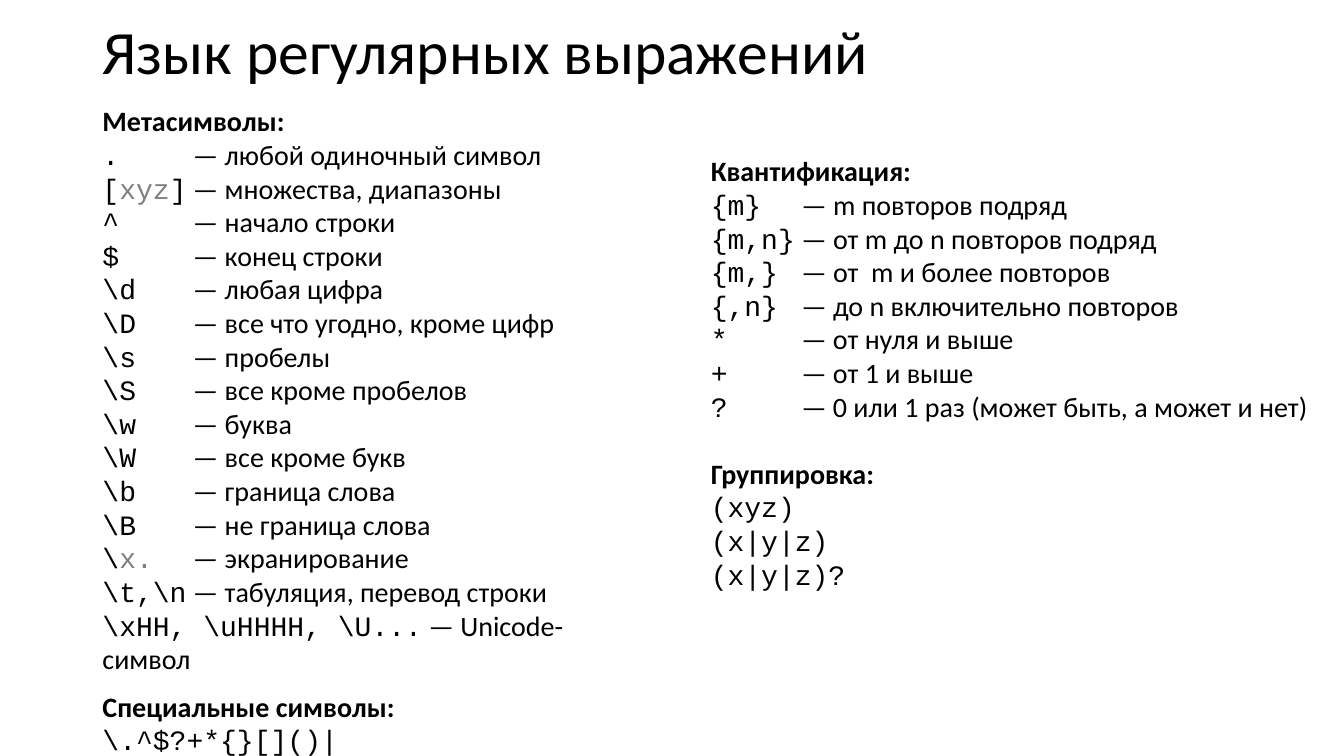
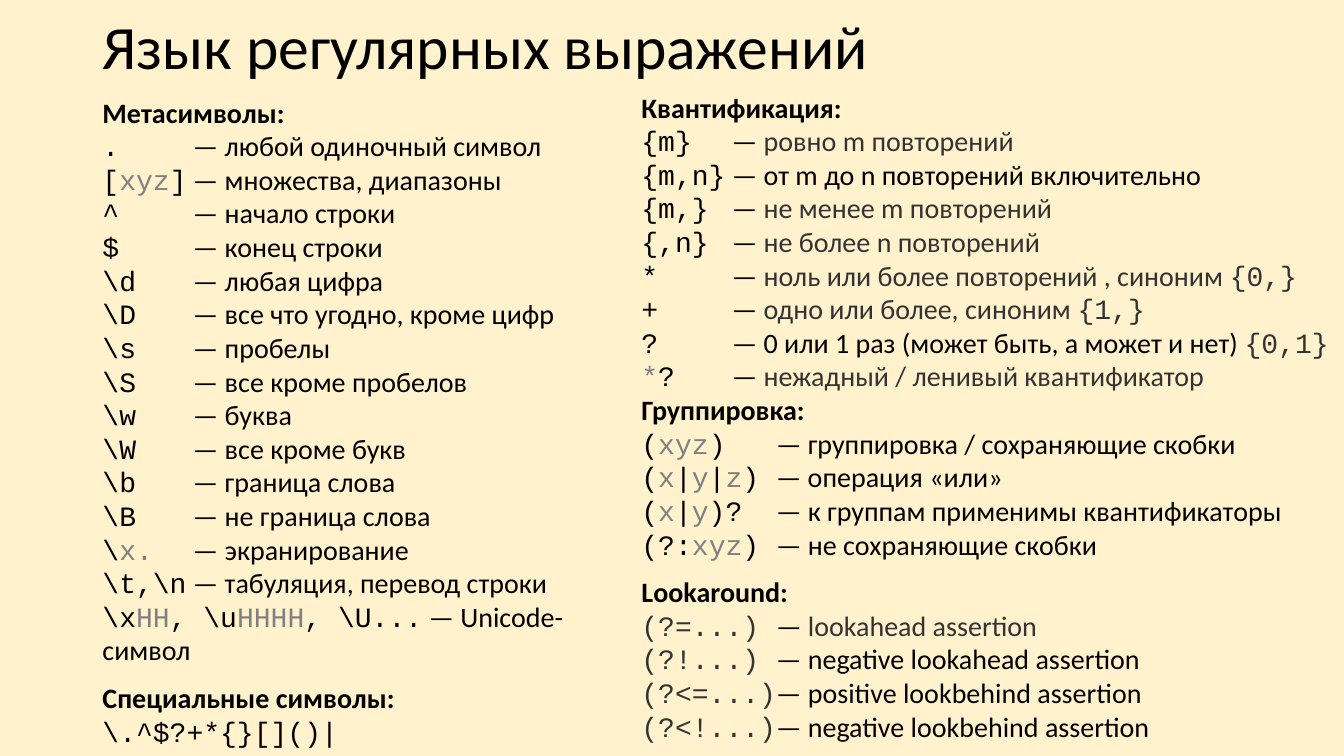
Before and after one commit to xtrueman/prog_instruments, a slide deck: slide 23 of presentations/RegularExpressions.pptx (slide 4 before the commit). Drawn at 1344x756 pixels with LibreOffice and Linux fonts; fonts in the diff are those of the drawing. Boxes give left, top, right and bottom in pixels: in the first picture for what was removed or moved away, otherwise in the second. Text is boxed around its words. In the diff, an @@ line names an element or a change of style, - is before the commit and + after.

```diff
--- a/presentations/RegularExpressions.pptx
+++ b/presentations/RegularExpressions.pptx
@@ background #FFFFFF to #FFF2CC @@
@@ title "Язык регулярных выражений": place and size @@
-title "Язык регулярных выражений" at box(102, 32, 868, 84)
+title "Язык регулярных выражений" at box(102, 27, 868, 79)
@@ text "Метасимволы: . — любой одиночный ...": place and size @@
-text "Метасимволы: . — любой одиночный ..." at box(102, 112, 563, 722)
+text "Метасимволы: . — любой одиночный ..." at box(102, 104, 563, 713)
@@ text at box(102, 104, 563, 660): text colour #000000 to #808080 in "\xHH, \uHHHH," @@
@@ text at box(641, 99, 1329, 742): text changed @@
-Квантификация:
-{m} — m повторов подряд
-{m,n} — от m до n повторов подряд
-{m,} — от m и более повторов
-{,n} — до n включительно повторов
-* — от нуля и выше
-+ — от 1 и выше
-? — 0 или 1 раз (может быть, а может и нет)
-Группировка:
-(xyz)
-(x|y|z)
-(x|y|z)?
+Квантификация:
+{m} — ровно m повторений
+{m,n} — от m до n повторений включительно
+{m,} — не менее m повторений
+{,n} — не более n повторений
+* — ноль или более повторений , синоним {0,}
++ — одно или более, синоним {1,}
+? — 0 или 1 раз (может быть, а может и нет) {0,1}
+*? — нежадный / ленивый квантификатор
+Группировка:
+(xyz) — группировка / сохраняющие скобки
+(x|y|z) — операция «или»
+(x|y)? — к группам применимы квантификаторы
+(?:xyz) — не сохраняющие скобки
+Lookaround:
+(?=...) — lookahead assertion
+(?!...) — negative lookahead assertion
+(?<=...)— positive lookbehind assertion
+(?<!...)— negative lookbehind assertion
```
Also in this commit, not shown: 1 other slide changed, 36 slides added.
